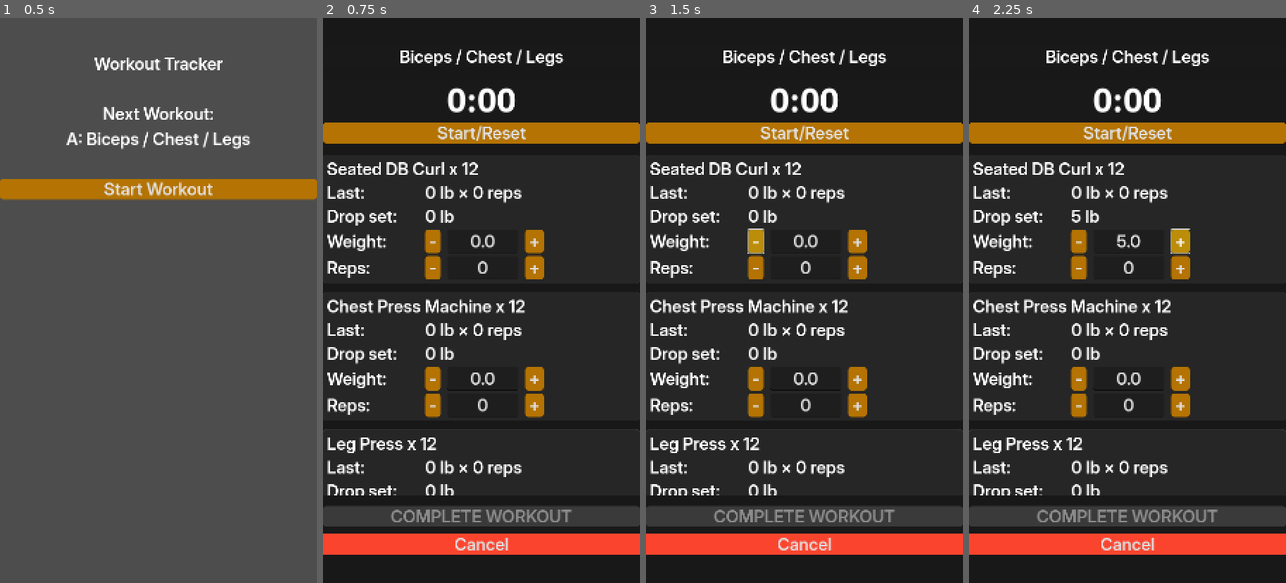
Above: before the commit, frames 1-4 (left to right).
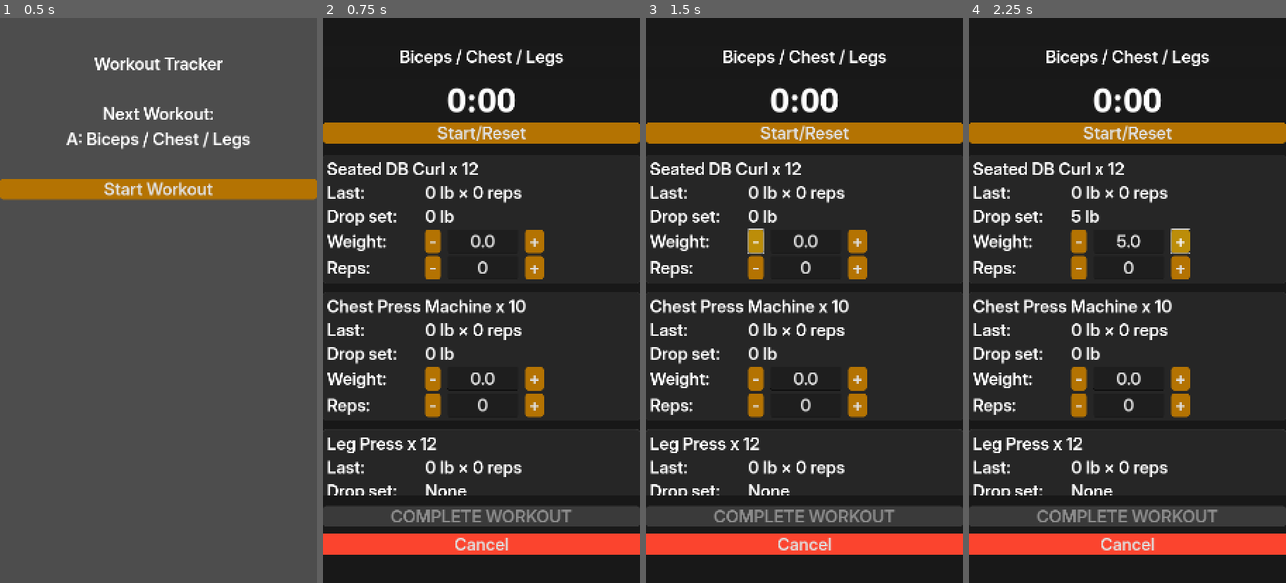
Above: after the commit, the same moments.

Repository: DanielMcPherson/workout-tracker
Game: Godot game, scene res://workout_menu.tscn
The game is run twice, just before and just after one commit, with the same random seed, the same clock (stepped at 60 frames per second) and the same inputs.
Inputs:
- Up to frame 1 (0.5 s): no input
- Up to frame 2 (0.75 s): click "Start Workout" at 0.5 s
- Up to frame 3 (1.5 s): click "-" at 1.25 s
- Up to frame 4 (2.25 s): click "+" at 2 s

Frame 1 is identical in both runs. In frame 2, 0.2% of the frame differs, in the area x 32-64%, y 50-85%; in frame 3, 0.2%; in frame 4, 0.2%.

Commit message:
Fixed scrolling on phone

Diff:
--- a/exercise_panel.tscn
+++ b/exercise_panel.tscn
@@ -21,6 +21,7 @@
 anchor_bottom = 1.0
 grow_horizontal = 2
 grow_vertical = 2
+mouse_filter = 1
 theme = ExtResource("1_xug27")
 theme_override_styles/panel = SubResource("StyleBoxFlat_g5yf1")
 script = ExtResource("2_g5yf1")
--- a/main.tscn
+++ b/main.tscn
@@ -1,12 +1,9 @@
-[gd_scene load_steps=10 format=3 uid="uid://da2greqv7rspm"]
+[gd_scene load_steps=9 format=3 uid="uid://da2greqv7rspm"]
 
 [ext_resource type="Theme" uid="uid://cd80csmhkm7bd" path="res://app_theme.tres" id="1_0xm2m"]
 [ext_resource type="PackedScene" uid="uid://daaqwgfd5o4v6" path="res://exercise_panel.tscn" id="1_ig7tw"]
 [ext_resource type="Script" uid="uid://bchoi1omyty71" path="res://main.gd" id="2_h2yge"]
 [ext_resource type="FontFile" uid="uid://cbrxr5c8bx2gg" path="res://IBMPlexSans-Bold.ttf" id="3_1bvp3"]
-
-[sub_resource type="StyleBoxFlat" id="StyleBoxFlat_1bvp3"]
-bg_color = Color(0.09411765, 0.09411765, 0.09411765, 1)
 
 [sub_resource type="StyleBoxFlat" id="StyleBoxFlat_lquwl"]
 bg_color = Color(0.9843137, 0.44705883, 0.18039216, 1)
@@ -89,7 +86,9 @@
 [node name="ScrollContainer" type="ScrollContainer" parent="Panel/MainMargin/MainVBox"]
 layout_mode = 2
 size_flags_vertical = 3
-theme_override_styles/panel = SubResource("StyleBoxFlat_1bvp3")
+follow_focus = true
+horizontal_scroll_mode = 0
+vertical_scroll_mode = 2
 
 [node name="ExerciseVBox" type="VBoxContainer" parent="Panel/MainMargin/MainVBox/ScrollContainer"]
 layout_mode = 2
--- a/program_config.json
+++ b/program_config.json
@@ -6,17 +6,17 @@
     {
       "id": "A",
       "name": "Biceps / Chest / Legs",
-	"exercises": ["seated_db_curl", "chest_press_machine", "leg_press", "romanian_deadlift"]
+	"exercises": ["seated_db_curl", "chest_press_machine", "leg_press"]
     },
     {
       "id": "B",
-      "name": "Triceps / Back / Rear Delts",
-      "exercises": ["triceps_pushdown_bar", "lat_pulldown", "reverse_pec_deck"]
+      "name": "Triceps / Back / RDL",
+      "exercises": ["triceps_pushdown_bar", "lat_pulldown", "db_rdl", "calf_machine"]
     },
     {
       "id": "C",
       "name": "Shoulders / Chest / Abs",
-      "exercises": ["shoulder_press_bar", "chest_fly_machine", "weighted_crunch_machine"]
+      "exercises": ["shoulder_press_bar", "db_lateral_raise", "chest_fly_machine", "weighted_crunch_machine"]
     },
     {
       "id": "D",
@@ -26,31 +26,33 @@
     {
       "id": "E",
       "name": "Triceps / Shoulders / Abs",
-      "exercises": ["oh_cable_extension", "db_lateral_raise", "cable_woodchopper"]
+      "exercises": ["oh_cable_extension", "reverse_pec_deck", "db_lateral_raise_light", "cable_woodchopper"]
     }
   ],
 
   "exercises": {
       "seated_db_curl": { "name": "Seated DB Curl", "min_reps": 6, "max_reps": 12, "drop_set": true },
-      "chest_press_machine": { "name": "Chest Press Machine", "min_reps": 6, "max_reps": 12, "drop_set": true },
-      "leg_press": { "name": "Leg Press", "min_reps": 6, "max_reps": 12, "drop_set": true },
+      "chest_press_machine": { "name": "Chest Press Machine", "min_reps": 6, "max_reps": 10, "drop_set": true },
+      "leg_press": { "name": "Leg Press", "min_reps": 8, "max_reps": 12, "drop_set": false },
+      "calf_machine": { "name": "Calf Machine", "min_reps": 12, "max_reps": 20, "drop_set": true},
 
-      "triceps_pushdown_bar": { "name": "Straight Bar Pushdown", "min_reps": 6, "max_reps": 12, "drop_set": true },
-      "lat_pulldown": { "name": "Lat Pulldown", "min_reps": 6, "max_reps": 12, "drop_set": true },
-      "reverse_pec_deck": { "name": "Reverse Pec Deck", "min_reps": 6, "max_reps": 12, "drop_set": true },
+      "triceps_pushdown_bar": { "name": "Straight Bar Pushdown", "min_reps": 8, "max_reps": 12, "drop_set": true },
+      "lat_pulldown": { "name": "Lat Pulldown", "min_reps": 8, "max_reps": 12, "drop_set": true },
+      "reverse_pec_deck": { "name": "Reverse Pec Deck", "min_reps": 12, "max_reps": 20, "drop_set": true },
 
-      "shoulder_press_bar": { "name": "Shoulder Press", "min_reps": 6, "max_reps": 12, "drop_set": true },
-      "chest_fly_machine": { "name": "Chest Fly Machine", "min_reps": 6, "max_reps": 12, "drop_set": true },
-      "weighted_crunch_machine": { "name": "Weighted Crunch Machine", "min_reps": 6, "max_reps": 12, "drop_set": true },
+      "shoulder_press_bar": { "name": "Shoulder Press", "min_reps": 6, "max_reps": 10, "drop_set": false },
+      "chest_fly_machine": { "name": "Chest Fly Machine", "min_reps": 10, "max_reps": 15, "drop_set": true },
+      "weighted_crunch_machine": { "name": "Weighted Crunch Machine", "min_reps": 10, "max_reps": 15, "drop_set": true },
 
       "hammer_curl_db": { "name": "DB Hammer Curl", "min_reps": 6, "max_reps": 12, "drop_set": true },
-      "row_machine": { "name": "Row Machine", "min_reps": 6, "max_reps": 12, "drop_set": true },
-      "leg_curl_machine": { "name": "Leg Curl Machine", "min_reps": 6, "max_reps": 12, "drop_set": true },
+      "row_machine": { "name": "Row Machine", "min_reps": 6, "max_reps": 10, "drop_set": true },
+      "leg_curl_machine": { "name": "Leg Curl Machine", "min_reps": 10, "max_reps": 15, "drop_set": true },
 
-      "oh_cable_extension": { "name": "Overhead Cable Extension", "min_reps": 6, "max_reps": 12, "drop_set": true },
-      "db_lateral_raise": { "name": "DB Lateral Raise", "min_reps": 6, "max_reps": 12, "drop_set": true },
-      "cable_woodchopper": { "name": "Cable Woodchoppers", "min_reps": 6, "max_reps": 12, "drop_set": true },
+      "oh_cable_extension": { "name": "Overhead Cable Extension", "min_reps": 10, "max_reps": 15, "drop_set": true },
+      "db_lateral_raise": { "name": "DB Lateral Raise", "min_reps": 10, "max_reps": 15, "drop_set": true },
+      "db_lateral_raise_light": { "name": "DB Lateral Raise", "min_reps": 15, "max_reps": 20, "drop_set": true },
+      "cable_woodchopper": { "name": "Cable Woodchoppers", "min_reps": 12, "max_reps": 20, "drop_set": true },
 
-      "romanian_deadlift": { "name": "Romanian Deadlift", "min_reps": 6, "max_reps": 12, "drop_set": true }
+      "db_rdl": { "name": "DB Romanian Deadlift", "min_reps": 6, "max_reps": 10, "drop_set": false }
   }
 }
